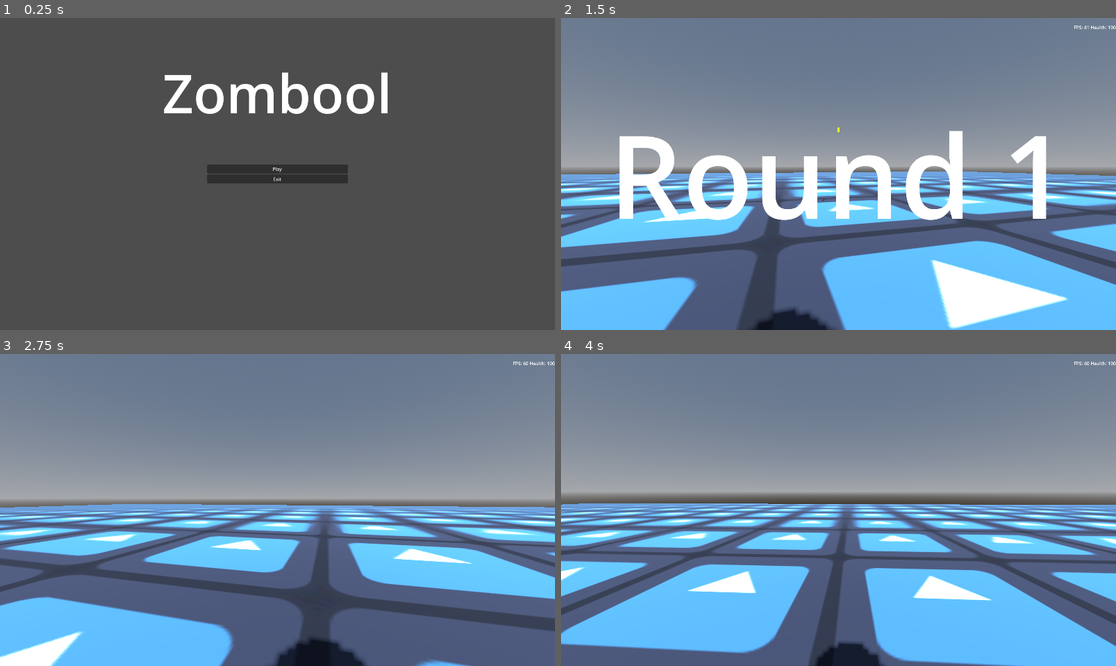
Above: before the commit, frames 1-4 (two rows, left to right).
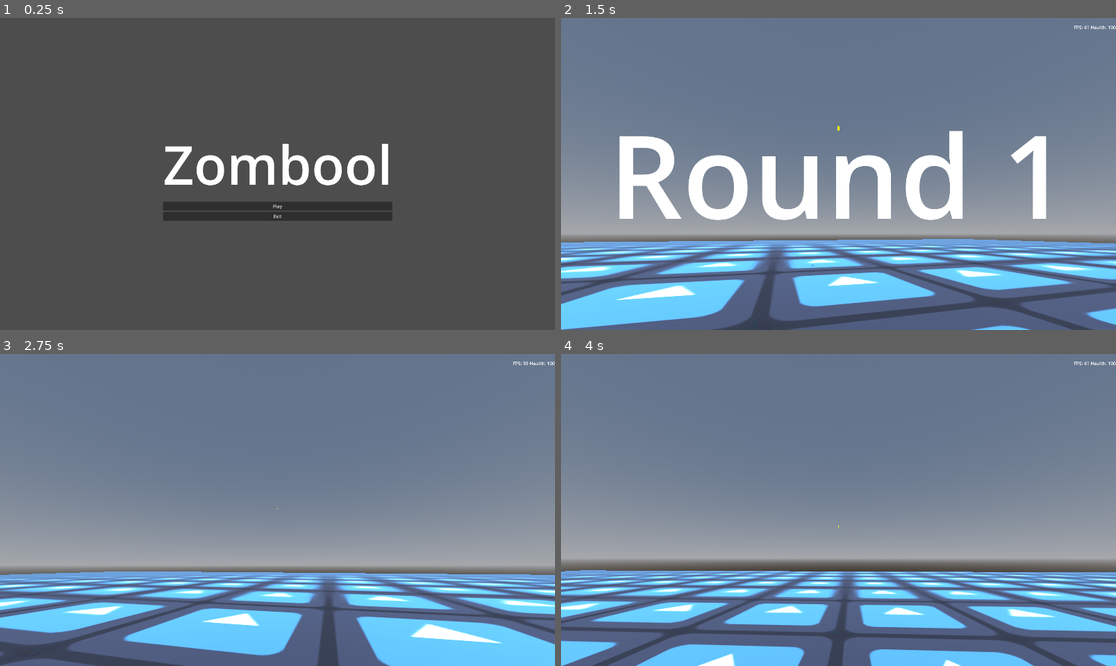
Above: after the commit, the same moments.

Repository: mahdiG/zombool
Game: Godot game, scene res://main.tscn
Two runs of this game, one before a commit and one after it. Both use one fixed random seed, a clock stepped at 60 frames per second and the inputs below. The engine's default icon, where the game draws it, is replaced by a stand-in: a white triangle on a blue panel in a dark square.
Inputs (mouse positions are in pixels of both pictures, inside the frame that each line leads up to):
- Up to frame 1 (0.25 s): no input
- Up to frame 2 (1.5 s): click "Play" at 0.5 s; move the mouse to (866, 174) at 1.27 s; press the mouse at (866, 174) at 1.28 s; hold W (move_forward) from 1.28 s (still down)
- Up to frame 3 (2.75 s): keep holding W (move_forward); tap Space (jump) at 1.52, 2.27 s; move the mouse to (249, 510) at 2.02 s; release the mouse at (249, 510) at 2.03 s; click (249, 510) at 2.1 s
- Up to frame 4 (4 s): keep holding W (move_forward); move the mouse to (849, 503) at 2.77 s; press the mouse at (849, 503) at 2.78 s; move the mouse to (832, 516) at 3.52 s; release the mouse at (832, 516) at 3.53 s; click (832, 516) at 3.6 s; tap Space (jump) at 3.77 s

The runs differ from the first frame. In frame 1, 7.1% of the frame differs, in the area x 29-71%, y 17-66%; in frame 2, 50%; in frame 3, 59%; in frame 4, 60%, in the area x 0-100%, y 2-100%.

Commit message:
return to main menu on game over

Diff:
--- a/game.gd
+++ b/game.gd
@@ -1,4 +1,8 @@
 extends Node3D
+
+signal game_over()
+
+const MAIN = preload("uid://ckxstxjr4a2p")
 
 @export var zombie_scene: PackedScene
 @export var max_zombies := 10
@@ -11,6 +15,7 @@
 @onready var big_center_label: Label = $CenterContainer/BigCenterLabel
 @onready var big_center_label_timer: Timer = $BigCenterLabelTimer
 
+var is_game_over := false
 var zombies_spawned := 0
 var zombies_dead := 0
 var current_round := 1
@@ -65,8 +70,14 @@
 
 func _on_big_center_label_timer_timeout() -> void:
 	big_center_label.visible = false
+	print("isGameOVer:" , is_game_over)
+	if is_game_over:
+		print("shoudl change scene now!")
+		game_over.emit()
+		queue_free()
 
 func _on_player_died() -> void:
+	is_game_over = true
 	big_center_label.text = "You died!"
 	big_center_label.visible = true
 	enemy_spawn_timer.stop()
--- a/main.gd
+++ b/main.gd
@@ -1,8 +1,10 @@
-extends Node3D
+extends Node
 
-@onready var play_button: Button = $ButtonsContainer/PlayButton
-@onready var exit_button: Button = $ButtonsContainer/ExitButton
-const GAME = preload("uid://gow0dapv2vfr")
+const game_scene = preload("uid://gow0dapv2vfr")
+
+@onready var main_menu: Node = $MainMenu
+@onready var play_button: Button = $MainMenu/ButtonsContainer/PlayButton
+@onready var exit_button: Button = $MainMenu/ButtonsContainer/ExitButton
 
 # Called when the node enters the scene tree for the first time.
 func _ready() -> void:
@@ -13,10 +15,15 @@
 func _process(_delta: float) -> void:
 	pass
 
-
 func _on_play_button_pressed() -> void:
-	get_tree().change_scene_to_packed(GAME)
-
+	#get_tree().change_scene_to_packed(game_scene)
+	main_menu.visible = false
+	var game_instance := game_scene.instantiate()
+	game_instance.game_over.connect(_on_game_over)
+	get_tree().root.add_child(game_instance)
 
 func _on_exit_button_pressed() -> void:
 	get_tree().quit()
+
+func _on_game_over() -> void:
+	main_menu.visible = true
--- a/main.tscn
+++ b/main.tscn
@@ -2,38 +2,38 @@
 
 [ext_resource type="Script" uid="uid://dw74q5ksnvkas" path="res://main.gd" id="1_ig7tw"]
 
-[node name="Main" type="Node3D"]
+[node name="Main" type="Node"]
 script = ExtResource("1_ig7tw")
 
-[node name="GameTitleLabel" type="Label" parent="."]
-offset_left = 562.0
-offset_top = 131.0
-offset_right = 1355.0
-offset_bottom = 385.0
-size_flags_horizontal = 4
-theme_override_font_sizes/font_size = 186
-text = "Zombool"
-
-[node name="ButtonsContainer" type="VBoxContainer" parent="."]
+[node name="MainMenu" type="VBoxContainer" parent="."]
 anchors_preset = 8
 anchor_left = 0.5
 anchor_top = 0.5
 anchor_right = 0.5
 anchor_bottom = 0.5
-offset_left = -243.25
-offset_top = -33.0
-offset_right = 243.25
-offset_bottom = 33.0
+offset_left = -396.5
+offset_top = -162.0
+offset_right = 396.5
+offset_bottom = 162.0
 grow_horizontal = 2
 grow_vertical = 2
 
-[node name="PlayButton" type="Button" parent="ButtonsContainer"]
+[node name="GameTitleLabel" type="Label" parent="MainMenu"]
+layout_mode = 2
+size_flags_vertical = 1
+theme_override_font_sizes/font_size = 186
+text = "Zombool"
+
+[node name="ButtonsContainer" type="VBoxContainer" parent="MainMenu"]
+layout_mode = 2
+
+[node name="PlayButton" type="Button" parent="MainMenu/ButtonsContainer"]
 layout_mode = 2
 text = "Play"
 
-[node name="ExitButton" type="Button" parent="ButtonsContainer"]
+[node name="ExitButton" type="Button" parent="MainMenu/ButtonsContainer"]
 layout_mode = 2
 text = "Exit"
 
-[connection signal="pressed" from="ButtonsContainer/PlayButton" to="." method="_on_play_button_pressed"]
-[connection signal="pressed" from="ButtonsContainer/ExitButton" to="." method="_on_exit_button_pressed"]
+[connection signal="pressed" from="MainMenu/ButtonsContainer/PlayButton" to="." method="_on_play_button_pressed"]
+[connection signal="pressed" from="MainMenu/ButtonsContainer/ExitButton" to="." method="_on_exit_button_pressed"]
--- a/player.gd
+++ b/player.gd
@@ -18,8 +18,14 @@
 @onready var camera: Camera3D = $CameraPivotVertical/Camera
 @onready var projectile_spawn_point: Marker3D = $CameraPivotVertical/Camera/ProjectileSpawnPoint
 
+var is_dead := false
+
 func _ready() -> void:
 	Input.mouse_mode = Input.MOUSE_MODE_CAPTURED
+
+func _exit_tree() -> void:
+	Input.mouse_mode = Input.MOUSE_MODE_VISIBLE
+
 
 func _unhandled_input(event: InputEvent) -> void:
 	if event is InputEventMouseMotion:
@@ -74,9 +80,10 @@
 	var old_health := health
 	health -= amount
 	took_damage.emit(old_health, health)
-	if health <= 0:
+	if !is_dead and health <= 0:
 		die()
 
 func die() -> void:
 	print("player died!")
+	is_dead = true
 	died.emit()
--- a/zombie.gd
+++ b/zombie.gd
@@ -40,13 +40,13 @@
 	velocity = safe_velocity
 
 func _on_navigation_agent_target_reached() -> void:
-	print("reached target")
+	#print("reached target")
 	if !isAttackOnCooldown:
 		attack()
 
 func attack() -> void:
 	target_hero.take_damage(20)
-	print("zombie attacked")
+	#print("zombie attacked")
 	isAttackOnCooldown = true
 	attack_cooldown_timer.start()
 
--- a/zombie.tscn
+++ b/zombie.tscn
@@ -14,6 +14,7 @@
 collision_layer = 2
 collision_mask = 7
 script = ExtResource("1_uiaus")
+speed = 10.0
 
 [node name="MeshInstance3D" type="MeshInstance3D" parent="."]
 transform = Transform3D(1, 0, 0, 0, 1, 0, 0, 0, 1, 0, 1, 0)
